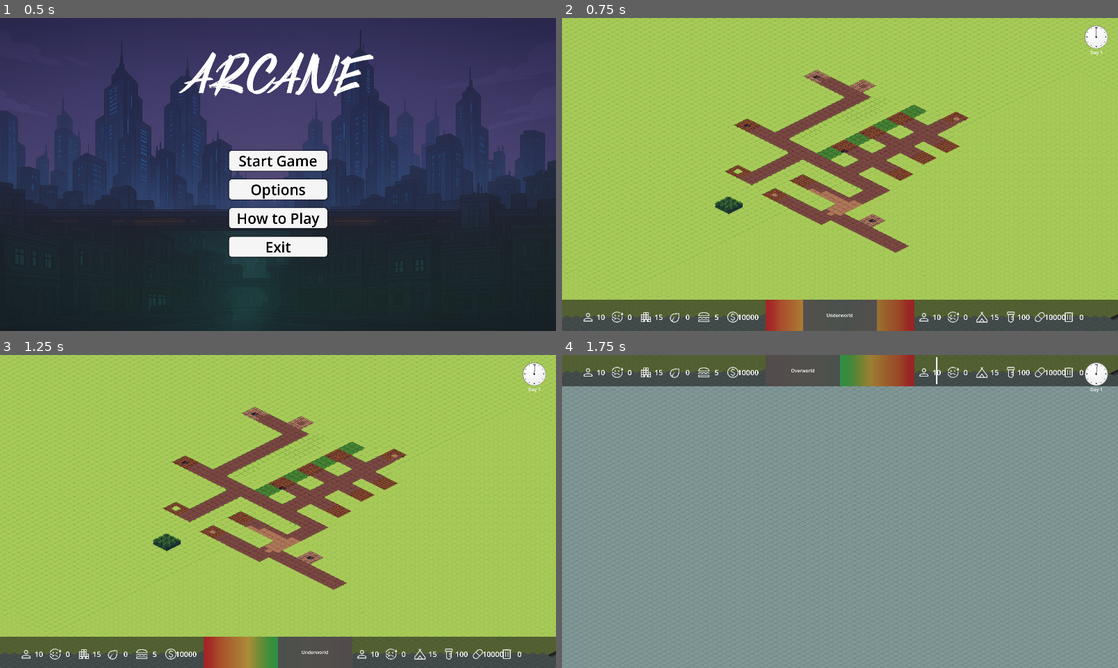
Above: before the commit, frames 1-4 (two rows, left to right).
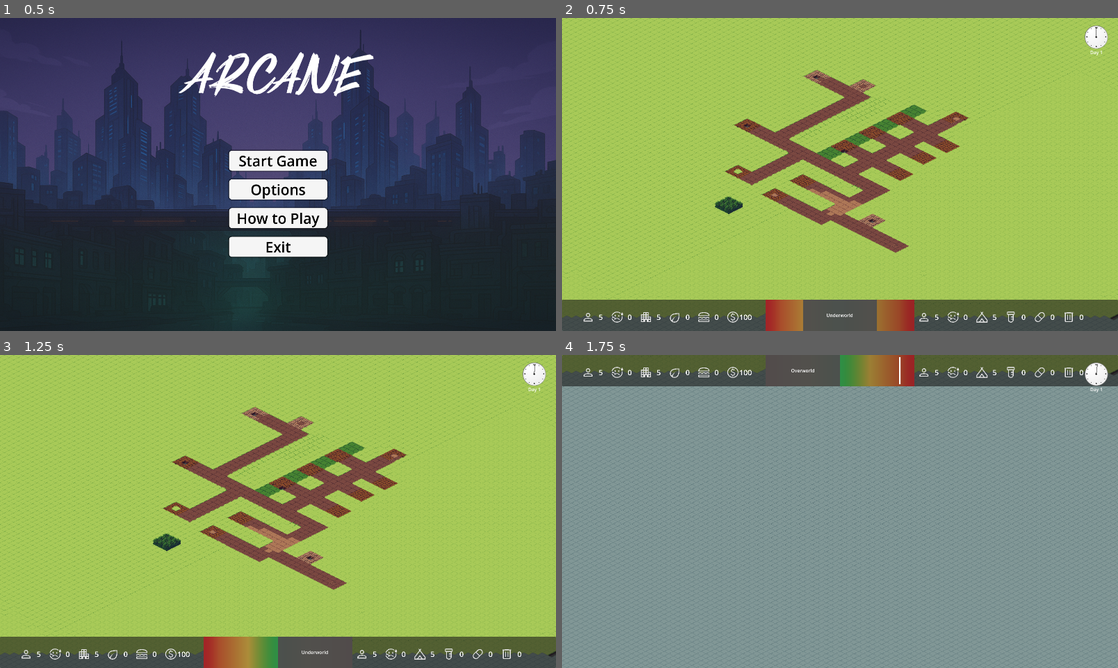
Above: after the commit, the same moments.

Repository: Volkisvolk/The-Team-Nine-Menace
Game: Godot game, scene res://screens/mainMenuScreen.tscn
Same seed, same stepped clock (60 frames per second), same inputs: the game is played once before the commit and once after it. The engine's default icon, where the game draws it, is replaced by a stand-in: a white triangle on a blue panel in a dark square.
Inputs:
- Up to frame 1 (0.5 s): no input
- Up to frame 2 (0.75 s): click "Start Game" at 0.5 s
- Up to frame 3 (1.25 s): no input
- Up to frame 4 (1.75 s): click "Over/Under" at 1.25 s

Frame 1 is identical in both runs. In frame 2, 0.2% of the frame differs, in the area x 6-91%, y 94-97%; in frame 3, 0.2%; in frame 4, 0.2%, in the area x 6-91%, y 0-10%.

Commit message:
Tick are workingProparly

Diff:
--- a/arcane/screens/buildingScript.gd
+++ b/arcane/screens/buildingScript.gd
@@ -83,8 +83,14 @@
 			for pos in area:
 				buildingLayer.set_cell(pos, 0, Vector2i(6, 6))  # Beispiel-Kachel
 				data["built_tiles"].append(pos)
-			data["levels"][clickedTile] = rootNode.startLevel
+			data["levels"][clickedTile] = rootNode.startLevel + 1
 			rootNode.spend_gold(data["upgradeCosts"][0])
+			if selected_building_type == "Hut":
+				rootNode.underworld_people_max += 5
+			if selected_building_type == "Apartment":
+				rootNode.overworld_people_max += 5
+
+
 		else:
 			print("Ein Teil des 3x3-Felds ist schon bebaut.")
 	else:
@@ -106,16 +112,39 @@
 
 
 func _on_upgrade_button_pressed():
-
 	if selected_building_type in rootNode.buildable_tiles:
 		var data = rootNode.buildable_tiles[selected_building_type]
 		if current_center_tile in data["levels"]:
 			var level = data["levels"].get(current_center_tile, 1)
-			data["levels"][current_center_tile] += 1
-			levelLabel.text = "Level: " + str(data["levels"][current_center_tile])
-			print("Gold vor Upgrade " + str(rootNode.gold))
-			rootNode.spend_gold(data["upgradeCosts"][level])
-			print("Gold nach Upgrade " + str(rootNode.gold))
-			emit_signal("upgrade_building", selected_building_type, data["levels"][current_center_tile])
+
+			if level == 5:
+				print("Can’t upgrade – already max level.")
+				return
+
+			var cost = data["upgradeCosts"][level]
+			if rootNode.gold >= cost:
+				rootNode.spend_gold(cost)
+				data["levels"][current_center_tile] = level + 1
+
+				levelLabel.text = "Level: " + str(level + 1)
+				emit_signal("upgrade_building", selected_building_type, level + 1)
+
+				# Effekt beim Apartment-Upgrade: max Bevölkerung erhöhen
+				if selected_building_type == "Apartment":
+					match level + 1:
+						1:
+							rootNode.overworld_people_max += 5
+						2:
+							rootNode.overworld_people_max += 5
+						3:
+							rootNode.overworld_people_max += 10
+						4:
+							rootNode.overworld_people_max += 15
+						5:
+							rootNode.overworld_people_max += 20
+
+				buildInfoDialog.hide()
+			else:
+				print("Nicht genug Gold.")
 		else:
 			print("Kein Level-Eintrag für:", current_center_tile)
--- a/arcane/scripts/global.gd
+++ b/arcane/scripts/global.gd
@@ -155,17 +155,17 @@
 func _ready() -> void:
 	startLevel = 0
 	startUpgradeCost = 1
-	gold = 10000
+	gold = 100
 	organic = 0
-	food = 5
-	chemical = 100
-	drug = 10000
-	overworld_people = 10
-	overworld_people_max = 15
-	underworld_people = 10
-	underworld_people_max = 15
-	mood_overworld = 50 # mood from 0-100, 100 is shit, 0 is great
-	mood_underworld = 50
+	food = 0
+	chemical = 0
+	drug = 0
+	overworld_people = 5
+	overworld_people_max = 5
+	underworld_people = 5
+	underworld_people_max = 5
+	mood_overworld = 0 # mood from 0-100, 100 is shit, 0 is great
+	mood_underworld = 0
 	overworld_sick = 0
 	underworld_sick = 0
 	updateUI()
@@ -260,40 +260,61 @@
 	if overworld_people <= 0 || underworld_people <= 0:
 		get_tree().change_scene_to_file("res://screens/endScreen.tscn")
 
+	# Apartments (Overworld)
 	if not buildable_tiles["Apartment"]["levels"].is_empty():
-		var new_people = 0
-		for elem in buildable_tiles["Apartment"]["levels"]:
-			match elem:
-				"0":
-					new_people += 1
-				"1":
-					new_people += 5
-				"2":
-					new_people += 20
-		if overworld_people < overworld_people_max:
-
-			overworld_people += new_people
-			if overworld_people > overworld_people_max:
-				overworld_people = overworld_people_max
-
-		print("yo")
+		for center in buildable_tiles["Apartment"]["levels"].keys():
+			if overworld_people >= overworld_people_max:
+				break  # Max erreicht – nichts mehr hinzufügen
+
+			var level = int(buildable_tiles["Apartment"]["levels"].get(center, 0))
+			var people_gain = 0
+
+			match level:
+				0:
+					people_gain = 1
+				1:
+					people_gain = 1
+				2:
+					people_gain = 1
+				3:
+					people_gain = 1
+				4:
+					people_gain = 1
+				5:
+					people_gain = 1
+
+			var available_space = overworld_people_max - overworld_people
+			overworld_people += min(people_gain, available_space)
+
+	# Hütten (Underworld)
 	if not buildable_tiles["Hut"]["levels"].is_empty():
-		var new_people = 0
-		for elem in buildable_tiles["Hut"]["levels"]:
-			match elem:
-				"0":
-					new_people += 1
-				"1":
-					new_people += 5
-				"2":
-					new_people += 20
-		if underworld_people < underworld_people_max:
-
-			underworld_people += new_people
-			if underworld_people > underworld_people_max:
-				underworld_people = underworld_people_max
-
-	pass
+		for center in buildable_tiles["Hut"]["levels"].keys():
+			if underworld_people >= underworld_people_max:
+				break
+
+			var level = int(buildable_tiles["Hut"]["levels"].get(center, 0))
+			var people_gain = 0
+
+			match level:
+				0:
+					people_gain = 1
+				1:
+					people_gain = 1
+				2:
+					people_gain = 20
+				3:
+					people_gain = 40
+				4:
+					people_gain = 70
+				5:
+					people_gain = 100
+
+			var available_space = underworld_people_max - underworld_people
+			underworld_people += min(people_gain, available_space)
+
+
+
+
 
 func overworld_people_available() -> float:
 	return (overworld_people - overworld_sick) / overworld_people
@@ -341,32 +362,31 @@
 func organic_tick():
 	if not buildable_tiles["Farm"]["levels"].is_empty():
 		var modifier = 1
-		for elem in buildable_tiles["Farm"]["levels"]:
-			match elem:
-				"0":
+		for level in buildable_tiles["Farm"]["levels"].values():
+			match int(level):
+				0:
 					modifier += 2
-				"1":
+				1:
 					modifier += 20
 					trash += 5
-				"2":
+				2:
 					modifier += 40
 					trash += 10
-
 		add_organic(int(modifier * overworld_people_available()))
 
-	pass
+
 
 func food_tick():
 	if not buildable_tiles["Butcher"]["levels"].is_empty():
 		var modifier = 1
-		for elem in buildable_tiles["Butcher"]["levels"]:
-			match elem:
-				"0":
+		for level in buildable_tiles["Butcher"]["levels"].values():
+			match int(level):
+				0:
 					modifier += 2
-				"1":
+				1:
 					modifier += 20
 					trash += 5
-				"2":
+				2:
 					modifier += 40
 					trash += 10
 		modifier *= int(overworld_people_available())
@@ -374,19 +394,19 @@
 			modifier = organic
 		add_food(modifier)
 		add_organic(-modifier)
-	pass
+
 
 func drug_tick():
 	if not buildable_tiles["Lab"]["levels"].is_empty():
 		var modifier = 1
-		for elem in buildable_tiles["Lab"]["levels"]:
-			match elem:
-				"0":
+		for level in buildable_tiles["Lab"]["levels"].values():
+			match int(level):
+				0:
 					modifier += 2
-				"1":
+				1:
 					modifier += 20
 					pollution += 1
-				"2":
+				2:
 					modifier += 40
 					pollution += 2
 		modifier *= int(underworld_people_available())
@@ -394,59 +414,56 @@
 			modifier = chemical
 		add_organic(modifier)
 
-	pass
 
 func chemical_tick():
-	if buildable_tiles["Mine"]["levels"].is_empty():
+	if not buildable_tiles["Mine"]["levels"].is_empty():
 		var modifier = 1
-		for elem in buildable_tiles["Mine"]["levels"]:
-			match elem:
-				"0":
+		for level in buildable_tiles["Mine"]["levels"].values():
+			match int(level):
+				0:
 					modifier += 2
-				"1":
+				1:
 					modifier += 20
 					pollution += 1
-				"2":
+				2:
 					modifier += 40
 					pollution += 2
-
 		add_chemical(int(modifier * underworld_people_available()))
 
-	pass
 
 func hospital_tick():
-	if buildable_tiles["Hospital"]["levels"].is_empty():
+	if not buildable_tiles["Hospital"]["levels"].is_empty():
 		var modifier = 1
-		for elem in buildable_tiles["Hospital"]["levels"]:
-			match elem:
-				"0":
+		for level in buildable_tiles["Hospital"]["levels"].values():
+			match int(level):
+				0:
 					modifier += 1
-				"1":
+				1:
 					modifier += 5
-				"2":
+				2:
 					modifier += 10
-		if (overworld_sick < modifier):
+		if overworld_sick < modifier:
 			overworld_sick = 0
 		else:
 			overworld_sick -= modifier
-	pass
+
 
 func sickbay_tick():
-	if buildable_tiles["Sickbay"]["levels"].is_empty():
+	if not buildable_tiles["Sickbay"]["levels"].is_empty():
 		var modifier = 1
-		for elem in buildable_tiles["Sickbay"]["levels"]:
-			match elem:
-				"0":
+		for level in buildable_tiles["Sickbay"]["levels"].values():
+			match int(level):
+				0:
 					modifier += 1
-				"1":
+				1:
 					modifier += 5
-				"2":
+				2:
 					modifier += 10
-		if (underworld_sick < modifier):
+		if underworld_sick < modifier:
 			underworld_sick = 0
 		else:
 			underworld_sick -= modifier
-	pass
+
 
 func dump_tick():
 	if buildable_tiles["Dump"]["levels"].is_empty():
Not shown: 1 places in arcane/screens/mainMenuScreen.tscn that only renumber resources
